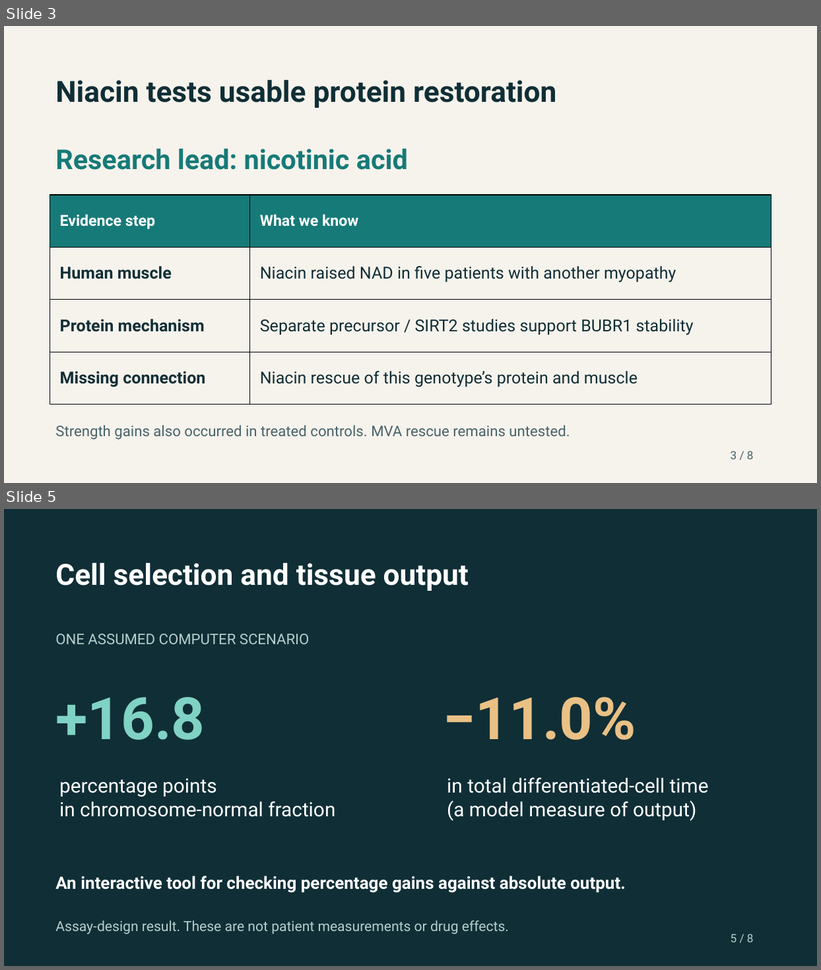
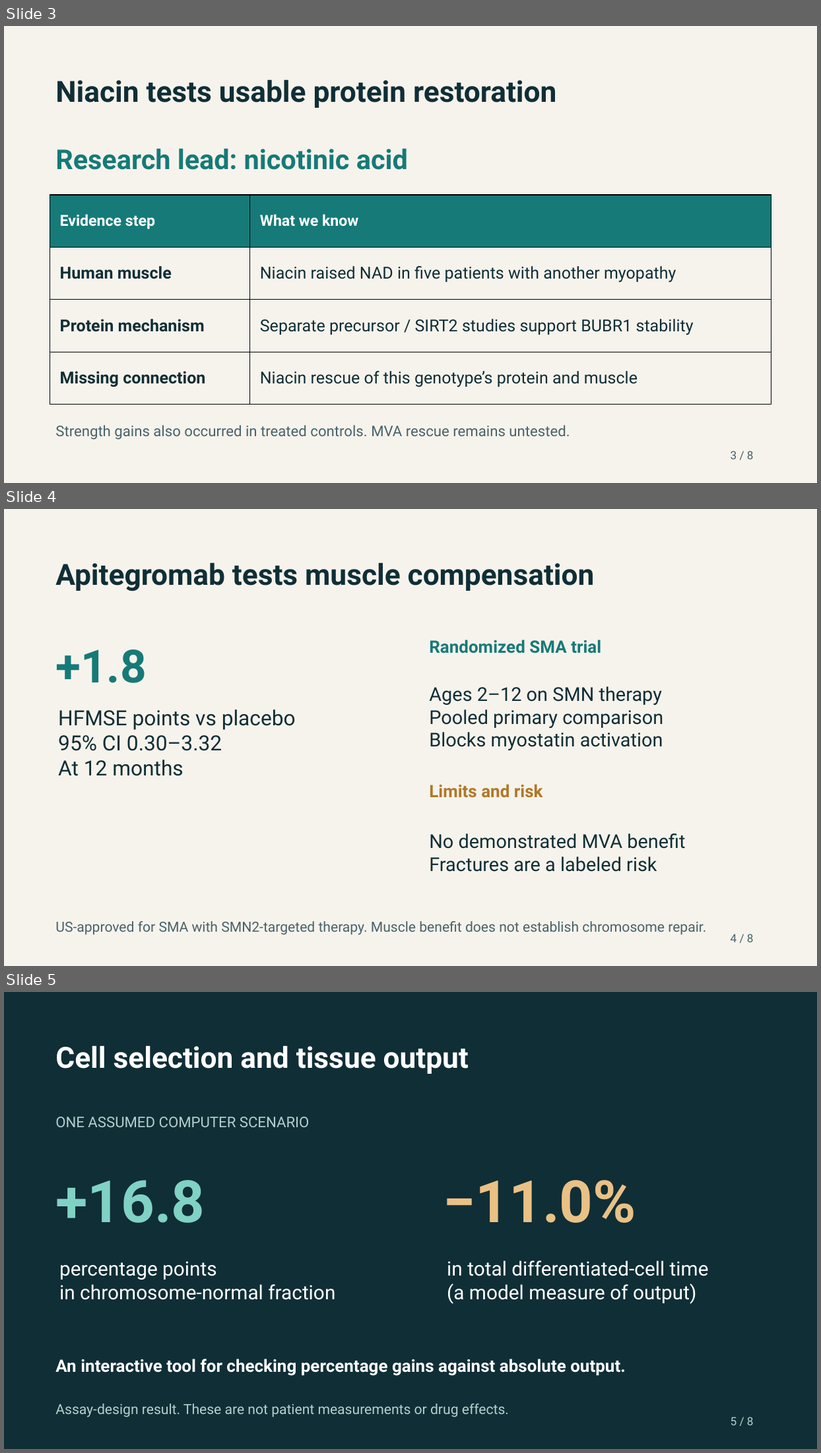
Before and after one commit to EternaPeptix/mva-hackathon, a slide deck: reports/media/jeweled_track2_slides.pptx. Shown one above the other, each under a label of ours: slides 3 and 5 before the commit, slides 3, 4 and 5 after it; the slides between them are not shown. The pictures are 821x970 and 821x1453 pixels, drawn with LibreOffice and Linux fonts; fonts in the diff are those of the drawing. Boxes give left, top, right and bottom in pixels: in the first picture for what was removed or moved away, otherwise in the second. Text is boxed around its words. In the diff, an @@ line names an element or a change of style, - is before the commit and + after.

Commit message:
Integrate apitegromab comparison and replace public Vimeo pitch

```diff
--- a/reports/media/jeweled_track2_slides.pptx
+++ b/reports/media/jeweled_track2_slides.pptx
@@ slide 4 added at bbox=[4, 509, 817, 966], background #F6F3EC @@
@@ text added at bbox=[55, 562, 595, 591], 34.5 pt, text #102E36, bold @@
+Apitegromab tests muscle compensation
@@ text added at bbox=[429, 640, 601, 654], 20.2 pt, text #167A78, bold @@
+Randomized SMA trial
@@ text added at bbox=[55, 650, 146, 683], 54 pt, text #167A78, bold @@
++1.8
@@ text added at bbox=[429, 687, 663, 751], 22.5 pt, text #102E36 @@
+Ages 2–12 on SMN therapy
+Pooled primary comparison
+Blocks myostatin activation
@@ text added at bbox=[58, 710, 296, 776], 24.8 pt, text #102E36 @@
+HFMSE points vs placebo
+95% CI 0.30–3.32
+At 12 months
@@ text added at bbox=[429, 784, 543, 798], 20.2 pt, text #B07827, bold @@
+Limits and risk
@@ text added at bbox=[429, 834, 685, 872], 22.5 pt, text #102E36 @@
+No demonstrated MVA benefit
+Fractures are a labeled risk
@@ text added at bbox=[55, 921, 706, 935], 16.5 pt, text #48636A @@
+US-approved for SMA with SMN2-targeted therapy. Muscle benefit does not establish chromosome repair.
@@ text added at bbox=[731, 934, 754, 943], 13.5 pt, text #48636A @@
+4 / 8
```
Also in this commit, not shown: 2 slides changed, 1 slide removed, 16 other files.
